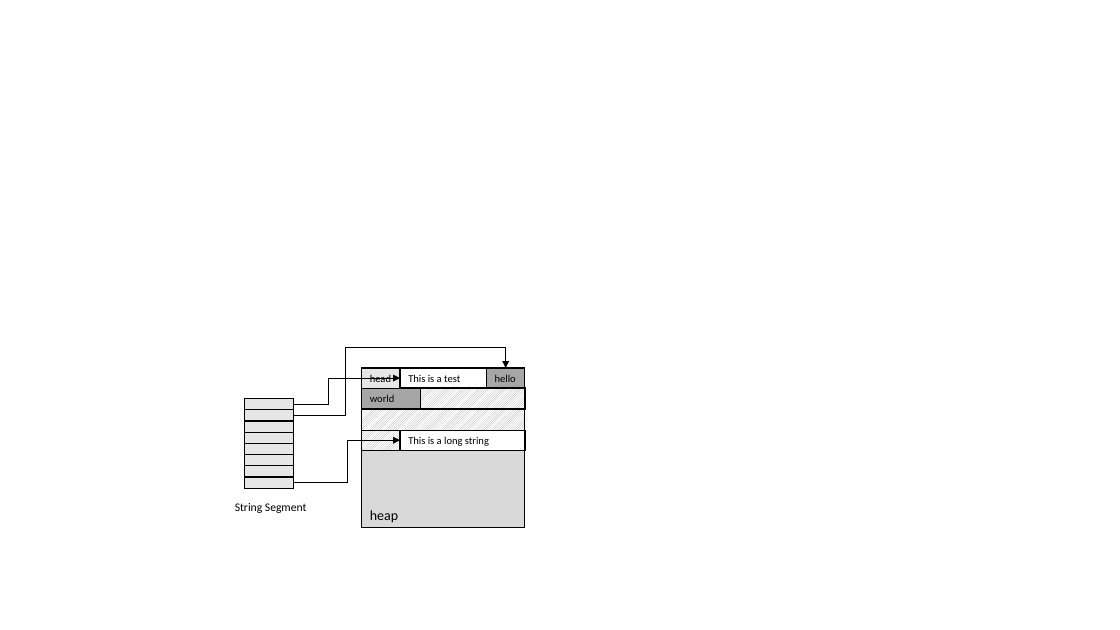
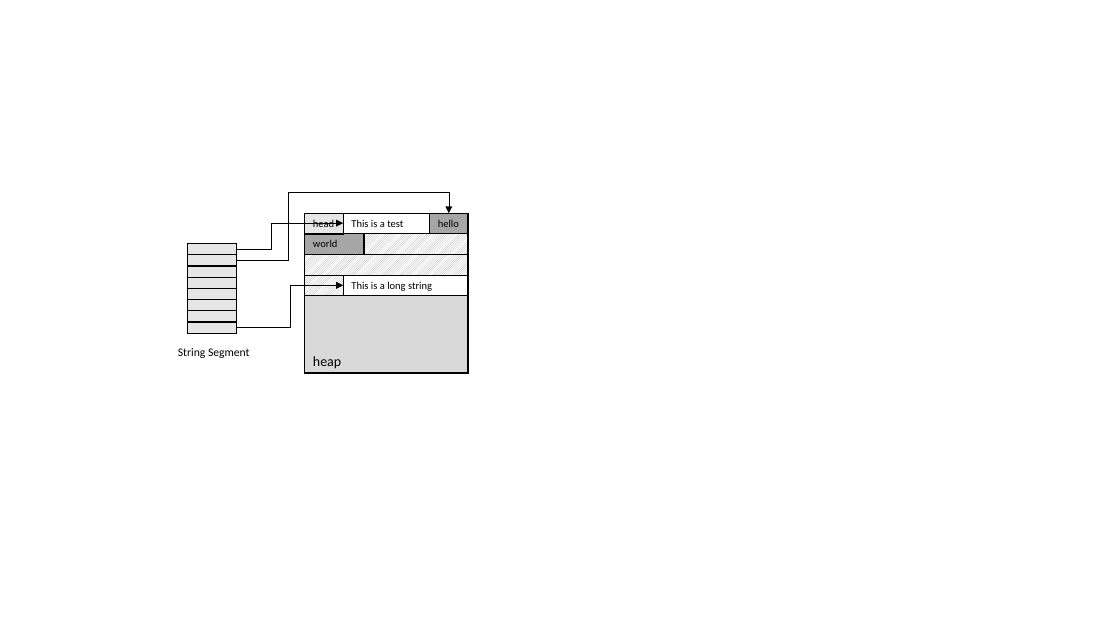
Before and after one commit to scott-zgeng/thor, a slide deck: slide 36 of doc/thor architecture.pptx. Drawn at 1120x630 pixels with LibreOffice and Linux fonts; fonts in the diff are those of the drawing. Boxes give left, top, right and bottom in pixels: in the first picture for what was removed or moved away, otherwise in the second. Text is boxed around its words. In the diff, an @@ line names an element or a change of style, - is before the commit and + after.

```diff
--- a/doc/thor architecture.pptx
+++ b/doc/thor architecture.pptx
@@ 9 rectangles, 3 elbow arrows, 1 text: place and size @@
-9 rectangles, 3 elbow arrows, 1 text at (235,347,525,528)
+9 rectangles, 3 elbow arrows, 1 text at (178,192,469,373)
@@ 8 rectangles: place and size @@
-8 rectangles at (245,399,294,488)
+8 rectangles at (187,244,237,333)
```
Also in this commit, not shown: 1 slide added, 1 other file.
